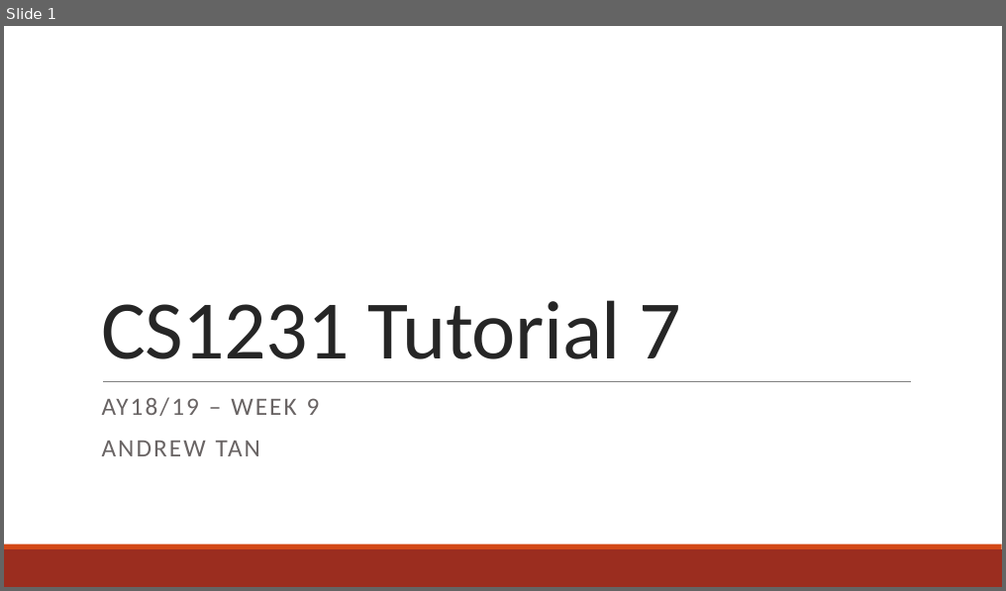
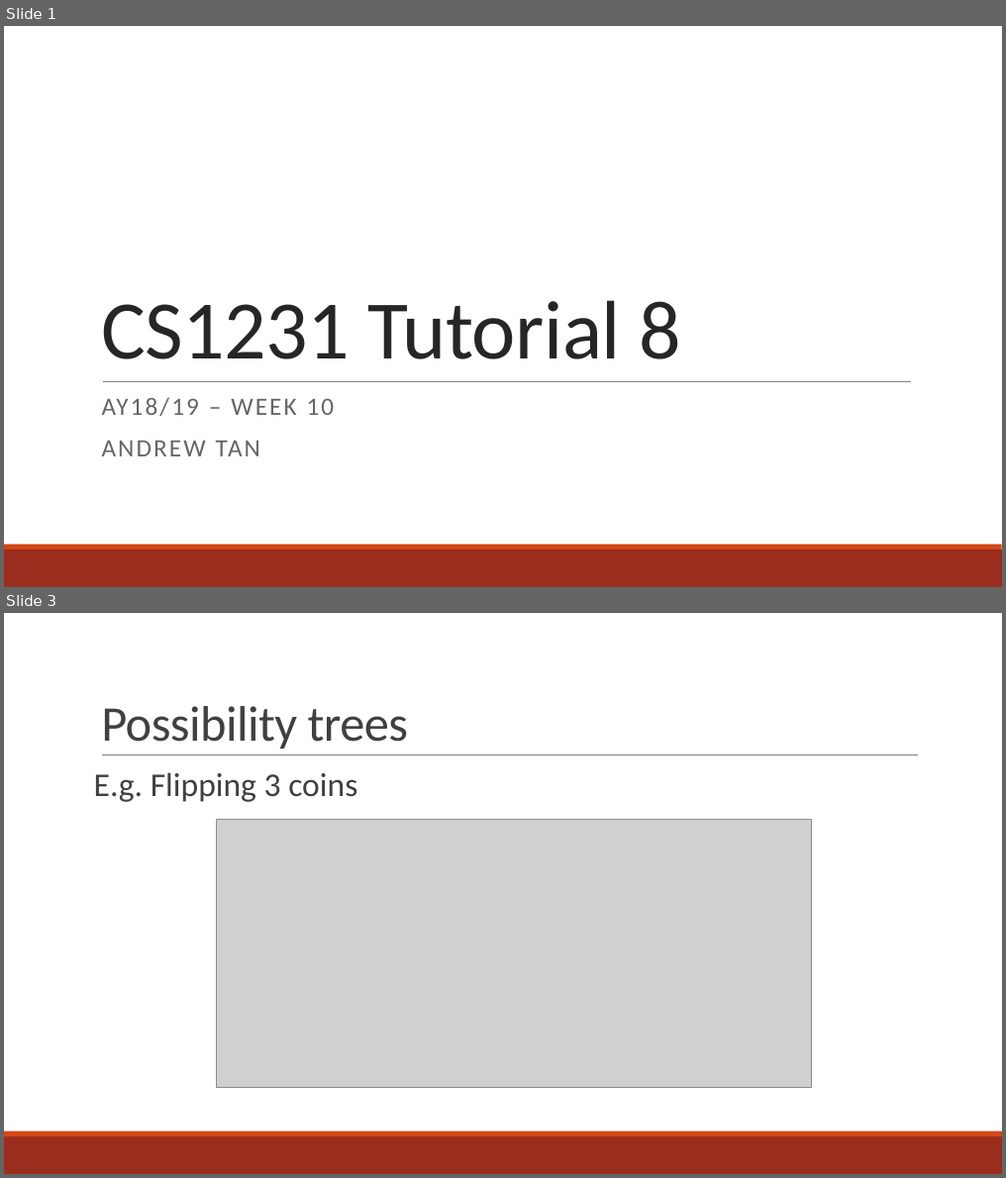
Before and after one commit to andrewtanJS/CS1231-AY18-19, a slide deck: Tutorial 8/Tutorial 8 - Counting and Probability.pptx. Shown one above the other, each under a label of ours: slide 1 before the commit, slides 1 and 3 after it; the slides between them are not shown. The pictures are 1006x591 and 1006x1178 pixels, drawn with LibreOffice and Linux fonts; fonts in the diff are those of the drawing; grey boxes stand for pictures. Boxes give left, top, right and bottom in pixels: in the first picture for what was removed or moved away, otherwise in the second. Text is boxed around its words. In the diff, an @@ line names an element or a change of style, - is before the commit and + after.

Commit message:
Add week 10 slides

```diff
--- a/Tutorial 8/Tutorial 8 - Counting and Probability.pptx
+++ b/Tutorial 8/Tutorial 8 - Counting and Probability.pptx
@@ slide 3 added at (4, 613, 1002, 1174), background #FFFFFF; not listed: 2 template elements that a slide beside it also shows @@
@@ title added at (101, 706, 409, 749), 48 pt, text #404040 @@
+Possibility trees
@@ line added from (102, 756) to (918, 756), #808080 0.5 pt @@
@@ text added at (94, 772, 357, 802), 32 pt, text #404040 @@
+E.g. Flipping 3 coins
@@ picture added at (216, 820, 811, 1087) @@
@@ slide 1 changed as well @@
@@ title at (101, 300, 681, 360): text changed @@
-CS1231 Tutorial 7
+CS1231 Tutorial 8
@@ subtitle at (102, 397, 335, 416): text changed @@
-AY18/19 – WEEK 9
+AY18/19 – WEEK 10
```
Also in this commit, not shown: 1 other slide changed, 5 other slides added, 2 slides removed, 1 other file.
